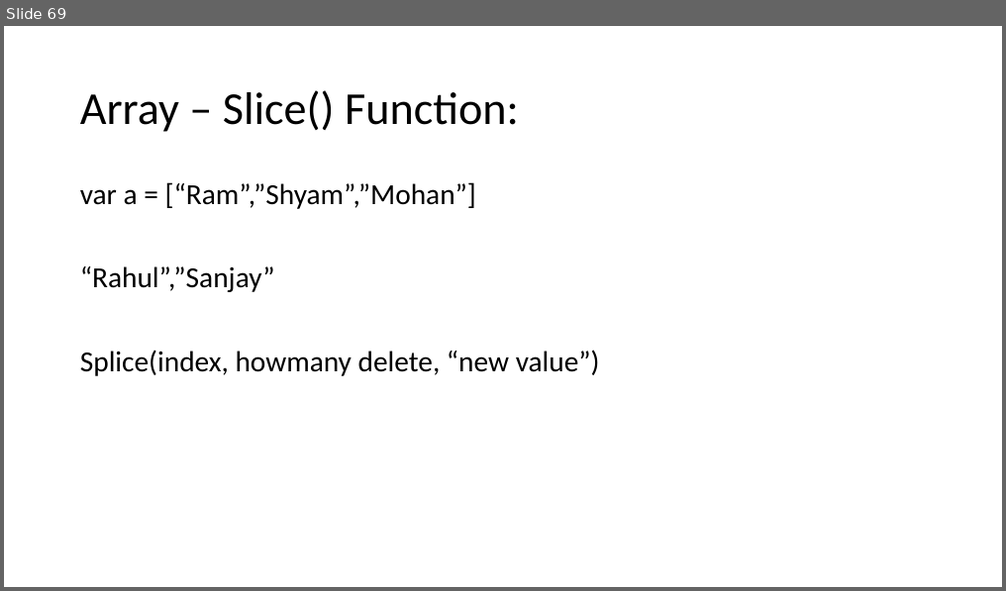
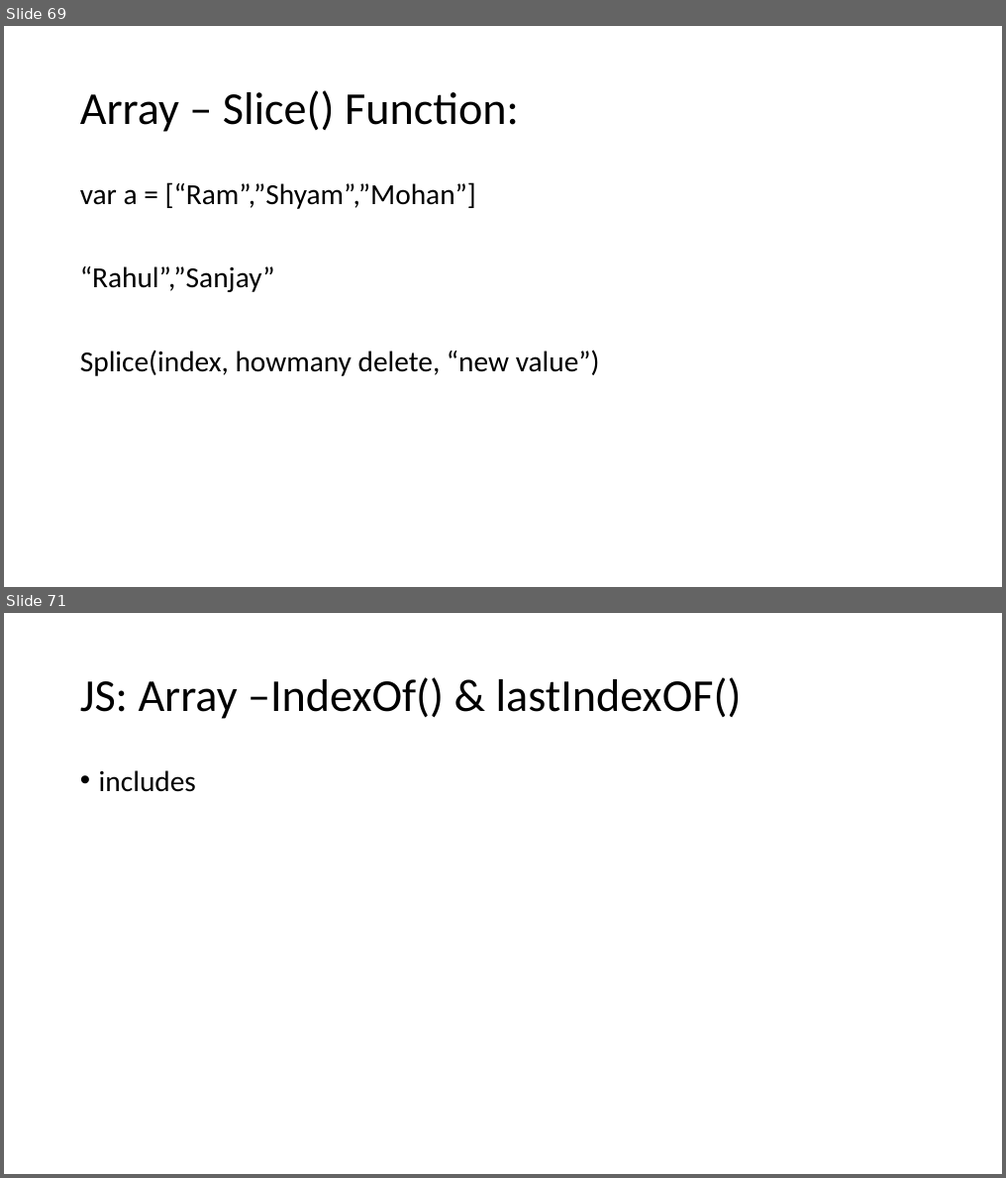
Before and after one commit to PiyushChaturvedii/Batch04, a slide deck: JavaScript.pptx. Shown one above the other, each under a label of ours: slide 69 before the commit, slides 69 and 71 after it; the slides between them are not shown. The pictures are 1006x591 and 1006x1178 pixels, drawn with LibreOffice and Linux fonts; fonts in the diff are those of the drawing. Boxes give left, top, right and bottom in pixels: in the first picture for what was removed or moved away, otherwise in the second. Text is boxed around its words. In the diff, an @@ line names an element or a change of style, - is before the commit and + after.

Commit message:
indexOF

```diff
--- a/JavaScript.pptx
+++ b/JavaScript.pptx
@@ slide 71 added at (4, 613, 1002, 1174), background #FFFFFF @@
@@ title added at (80, 677, 742, 719), 44 pt, text #000000 @@
+JS: Array –IndexOf() & lastIndexOF()
@@ text added at (99, 770, 196, 792), 28 pt, text #000000 @@
+• includes
```
Also in this commit, not shown: 1 slide changed, 5 other slides added, 11 other files.
